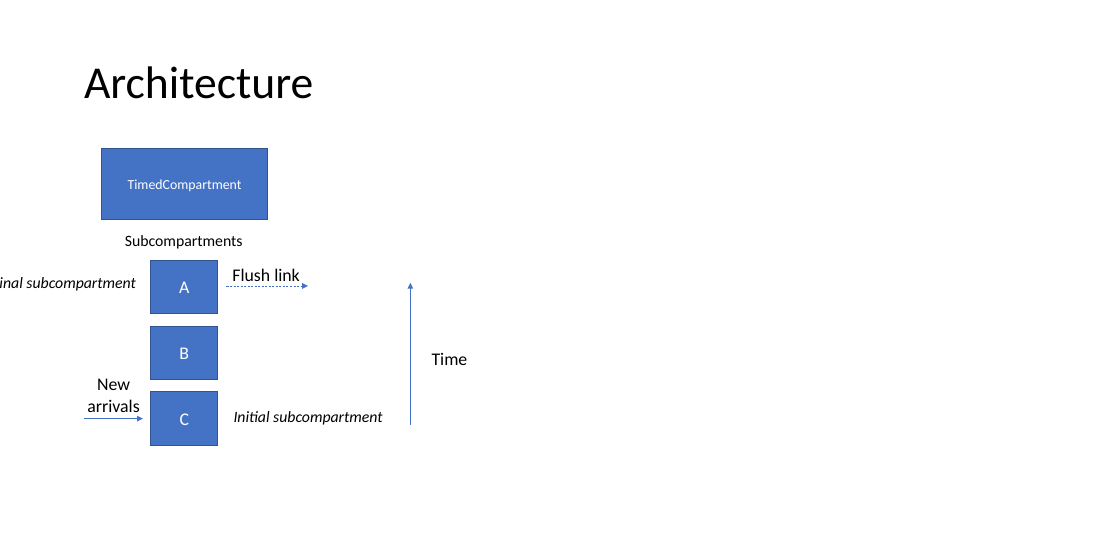
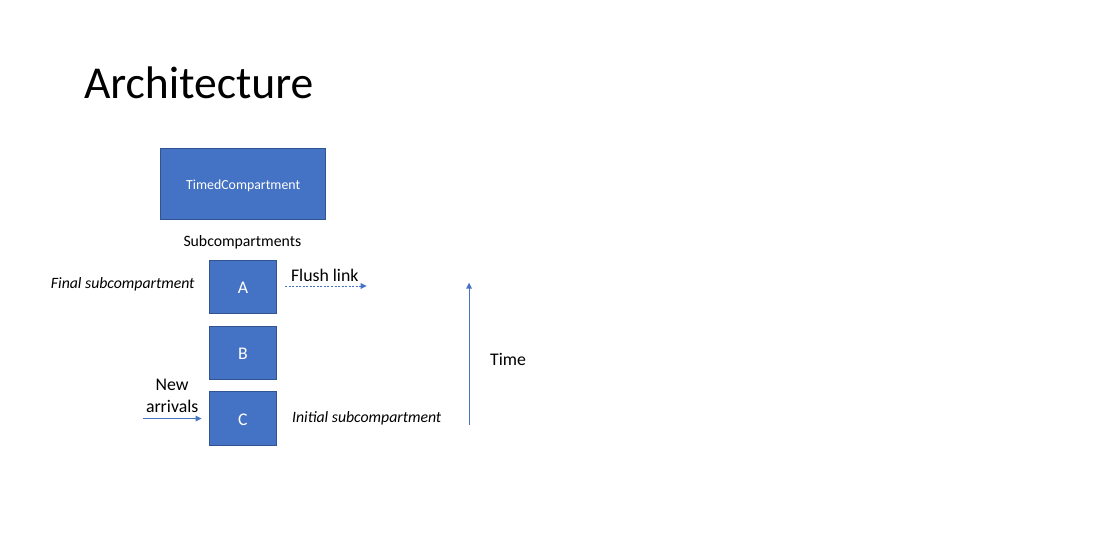
Before and after one commit to atomicateam/atomica, a slide deck: slide 1 of docs/general/timed-examples.pptx (slide 12 before the commit). Drawn at 1120x560 pixels with LibreOffice and Linux fonts; fonts in the diff are those of the drawing. Boxes give left, top, right and bottom in pixels: in the first picture for what was removed or moved away, otherwise in the second. Text is boxed around its words. In the diff, an @@ line names an element or a change of style, - is before the commit and + after.

```diff
--- a/docs/general/timed-examples.pptx
+++ b/docs/general/timed-examples.pptx
@@ 6 texts, 4 rectangles, 3 arrows: place and size @@
-6 texts, 4 rectangles, 3 arrows at [26,149,468,445]
+6 texts, 4 rectangles, 3 arrows at [51,149,526,445]
```
Also in this commit, not shown: 4 other slides changed, 8 slides added, 2 slides removed, 3 other files.
